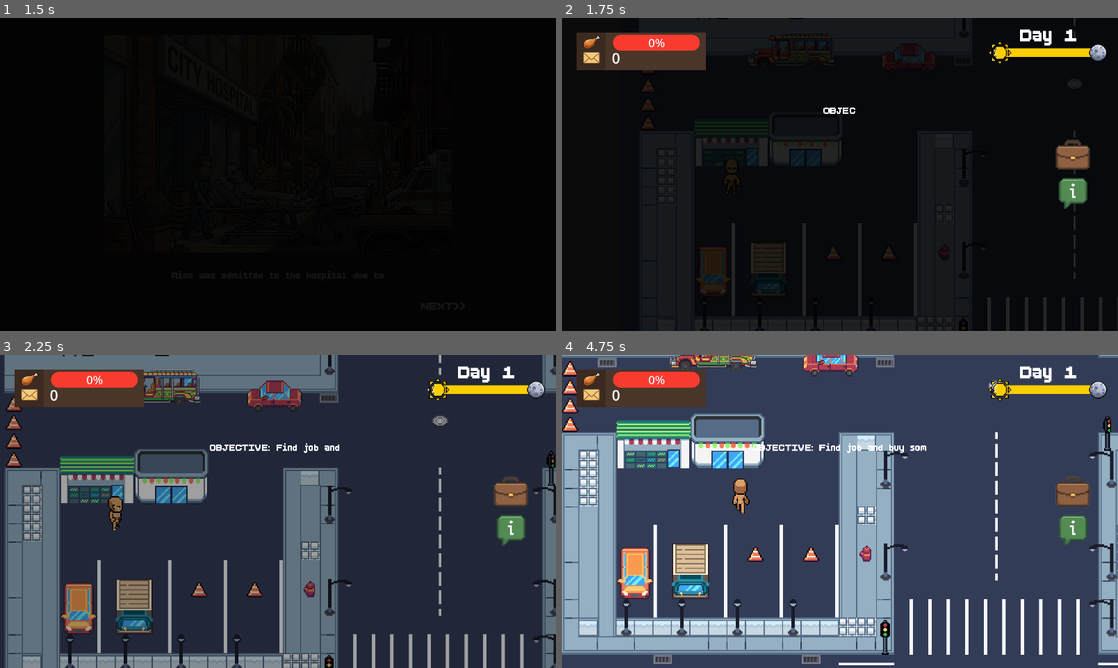
Above: before the commit, frames 1-4 (two rows, left to right).
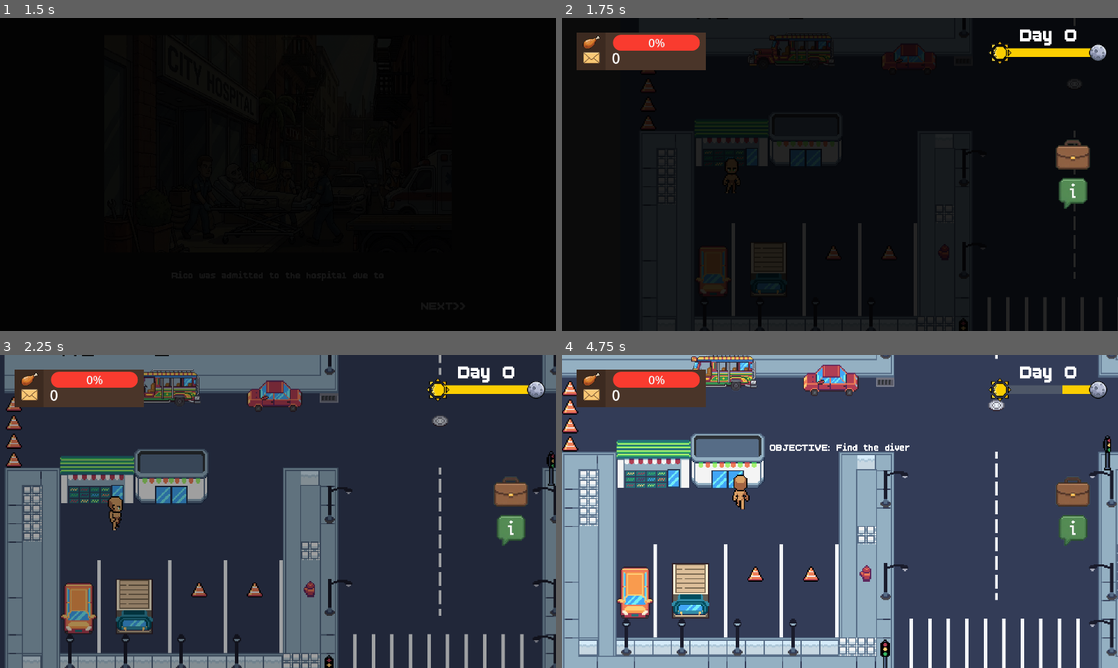
Above: after the commit, the same moments.

Repository: hoaxnt/envelhope-beta
Game: Godot game, scene res://Scenes/stories/hospitalized_story.tscn
Two runs of this game, one before a commit and one after it. Both use one fixed random seed, a clock stepped at 60 frames per second and the inputs below. This scene is started directly instead of the project's main scene. Sound files missing from this copy of the repository are replaced by a short silence.
Inputs (mouse positions are in pixels of both pictures, inside the frame that each line leads up to):
- Up to frame 1 (1.5 s): click (278, 174) at 0.5 s; click (278, 174) at 1.25 s
- Up to frame 2 (1.75 s): no input
- Up to frame 3 (2.25 s): move the mouse to (400, 495) at 2.02 s; hold Right (ui_right) from 2.03 s (still down); hold Space (action) from 2.03 s (still down); click (400, 495) at 2.17 s
- Up to frame 4 (4.75 s): move the mouse to (728, 527) at 2.77 s; release Right (ui_right) at 2.78 s; release Space (action) at 2.78 s; hold Down (ui_down) 2.78-3.53 s; tap E (interact) at 2.85 s; move the mouse to (895, 442) at 3.52 s; hold Right (ui_right) 3.53-4.28 s; hold Q (show_objective) 3.53-4.28 s; move the mouse to (812, 574) at 4.27 s; hold Up (ui_up) from 4.28 s (still down); tap Shift at 4.35 s; click (812, 574) at 4.42 s

Frame 1 is identical in both runs. In frame 2, 0.1% of the frame differs, in the area x 47-93%, y 3-31%; in frame 3, 0.3%; in frame 4, 28%, in the area x 0-100%, y 0-100%.
Error before the commit: Error setting property 'value' with value of type Nil. (res://Scripts/hud/hunger_bar.gd:10)
Error after the commit: Error setting property 'value' with value of type Nil. (res://Scripts/hud/hunger_bar.gd:9)

Commit message:
fix: timer and day panel bug

Diff:
--- a/Scenes/hud/hunger_bar.tscn
+++ b/Scenes/hud/hunger_bar.tscn
@@ -28,4 +28,4 @@
 
 [node name="HungerTimer" type="Timer" parent="."]
 
-[connection signal="timeout" from="HungerTimer" to="." method="_on_timer_timeout"]
+[connection signal="timeout" from="HungerTimer" to="." method="_on_hunger_timer_timeout"]
--- a/Scenes/minigames/city/path_finding/police.tscn
+++ b/Scenes/minigames/city/path_finding/police.tscn
@@ -1,6 +1,6 @@
 [gd_scene load_steps=5 format=3 uid="uid://kmecuta4qy01"]
 
-[ext_resource type="Script" uid="uid://dljgmeysbway" path="res://scripts/minigames/island/enemy.gd" id="1_xi5yg"]
+[ext_resource type="Script" uid="uid://dljgmeysbway" path="res://scripts/minigames/city/path_finding/police.gd" id="1_xi5yg"]
 [ext_resource type="Texture2D" uid="uid://bax6ms5o4828t" path="res://assets/island/minigame_pearldiving/fish.png" id="1_y8n0v"]
 
 [sub_resource type="CircleShape2D" id="CircleShape2D_xi5yg"]
--- a/Scripts/Chapters/chapter_2.gd
+++ b/Scripts/Chapters/chapter_2.gd
@@ -7,11 +7,12 @@
 @onready var day_panel = Hud.get_node("DayPanel")
 @onready var NPC_DATA = SaveLoad.load_game(SaveLoad.NPC_DATA_PATH)
 @onready var day_label = Hud.get_node("DayPanel/MarginContainer/HBoxContainer/VBoxContainer/DayLabel")
-@onready var hunger_bar = Hud.get_node("StatsPanel/MarginContainer/Panel/HBoxContainer/VBoxContainer/HBoxContainer/HungerBar")
-@onready var hunger_bar_timer = Hud.get_node("StatsPanel/MarginContainer/Panel/HBoxContainer/VBoxContainer/HBoxContainer/HungerBar/HungerTimer")
 @onready var police_npc = load("res://scenes/minigames/city/path_finding/police.tscn")
 @onready var danger_zone = $DangerZone
 @onready var player = $Player
+
+@onready var hunger_bar = Hud.get_node("StatsPanel/MarginContainer/Panel/HBoxContainer/VBoxContainer/HBoxContainer/HungerBar")
+@onready var hunger_bar_timer = Hud.get_node("StatsPanel/MarginContainer/Panel/HBoxContainer/VBoxContainer/HBoxContainer/HungerBar/HungerTimer")
 
 func _ready() -> void:
 	camera.limit_left = 1
@@ -35,8 +36,9 @@
 		objective_label_anim.play("show_objective")
 
 		await objective_label_anim.animation_finished
+
 		if hunger_bar:
-			hunger_bar_timer.start()
+			hunger_bar_timer.start()#fortest
 
 func spawn_police_squad():
 	var spawn_positions = [
--- a/Scripts/autoloads/game_data.gd
+++ b/Scripts/autoloads/game_data.gd
@@ -51,7 +51,7 @@
 		}
 	},
 	"current_objective": "none",
-	"diver_objective": "completed",#fortest
+	"diver_objective": "none",#fortest
 	"list_of_objectives": {
 		"gather_woods": "OBJECTIVE: Gather 15 woods and give it to Diver",
 		"survive_day_1": "OBJECTIVE: Find job and buy some food",
--- a/Scripts/autoloads/global_data.gd
+++ b/Scripts/autoloads/global_data.gd
@@ -37,8 +37,9 @@
 		return Vector2(80.0, 486.0)
 
 func handle_hunger_reset_city():
-	Hud.hide()
-	Transition.transition_to_scene("res://scenes/stories/hospitalized_story.tscn")
+	player_data["hunger"] = 100.0
+	player_data["envelopes"] = 0
+	SaveLoad.save_game(player_data, SaveLoad.PLAYER_DATA_PATH)
 
 func handle_hunger_reset_island():
 	player_data["hunger"] = 100.0
--- a/Scripts/characters/player.gd
+++ b/Scripts/characters/player.gd
@@ -1,6 +1,6 @@
 extends CharacterBody2D
 
-@export var sprint_speed: int = 200#fortest
+@export var sprint_speed: int = 500#fortest
 @onready var base_speed = 80
 @onready var anim = $AnimatedSprite2D
 @onready var camera = $Camera2D
--- a/Scripts/city_elements/food_machine.gd
+++ b/Scripts/city_elements/food_machine.gd
@@ -2,7 +2,7 @@
 
 var is_player_near_the_machine: bool
 const FOOD_COST = 15
-const HUNGER_GAIN = 5.0 #fortest
+const HUNGER_GAIN = 10.0 #fortest
 
 func _on_body_entered(body: Node2D) -> void:
 	if body.is_in_group("player"):
--- a/Scripts/hud/day_panel.gd
+++ b/Scripts/hud/day_panel.gd
@@ -25,7 +25,7 @@
 		day_target_value = 0
 		return
 
-	day_target_value += 1.0 #fortest
+	day_target_value += 50.0 #fortest
 	day_target_value = clamp(day_target_value, 0.0, day_progress_bar.max_value)
 
 	var tween = create_tween()
--- a/Scripts/hud/hunger_bar.gd
+++ b/Scripts/hud/hunger_bar.gd
@@ -2,11 +2,10 @@
 
 @onready var hunger_timer = $HungerTimer
 
-const DEATH_SCENE_PATH = "res://scenes/game_over/death_scene.tscn"
+const HUNGER_DECREMENT = 1 #fortest
 
 func _ready():
 	max_value = 100.0
-
 	value = GlobalData.get_player_data_value("hunger")
 
 	if value > 0:
@@ -14,26 +13,37 @@
 
 	GlobalData.player_data_updated.connect(_on_player_data_updated)
 
-func _on_timer_timeout():
+
+func _on_hunger_timer_timeout() -> void:
 	var current_hunger = value
 
 	if current_hunger > 0:
-		var new_hunger = current_hunger - 5
+		var new_hunger = current_hunger - HUNGER_DECREMENT
 
-		if new_hunger < 0:
+		if new_hunger <= 0:
 			new_hunger = 0
+			hunger_timer.stop()
 
 		GlobalData.update_player_data("hunger", new_hunger)
+
 		value = new_hunger
 
-	if value <= 0:
-		hunger_timer.stop()
-
-		GlobalData.handle_hunger_reset_city()
-		await Transition.transition_to_scene("res://scenes/stories/hospitalized_story.tscn")
+		if value == 0:
+			if GlobalData.npc_data.get("diver_objective") == "completed":
+				print("hunger reset city")
+				Hud.hide()
+				Transition.transition_to_scene("res://scenes/stories/hospitalized_story.tscn")
+				GlobalData.handle_hunger_reset_city()
+				value = GlobalData.get_player_data_value("hunger")
+			else:
+				print("hunger reset island")
+				Hud.hide()
+				GlobalData.handle_hunger_reset_city()
+				value = GlobalData.get_player_data_value("hunger")
 
 func _on_player_data_updated(key: String, new_value):
-	if key == "hunger":
-		self.value = new_value
-		if new_value > 0 and not hunger_timer.is_stopped():
-			hunger_timer.start()
+		if key == "hunger":
+				self.value = new_value
+
+				if new_value > 0 and hunger_timer.is_stopped():
+					hunger_timer.start()
--- a/Scripts/minigames/island/enemy.gd
+++ b/Scripts/minigames/city/path_finding/police.gd
@@ -18,7 +18,7 @@
 func _on_timer_timeout() -> void:
 	make_path()
 
-
 func _on_area_2d_body_entered(body: Node2D) -> void:
 	if body.is_in_group("player"):
+		Hud.hide()
 		Transition.transition_to_scene("res://scenes/stories/caught_story.tscn")
--- a/Scripts/stories/hospitalized_story.gd
+++ b/Scripts/stories/hospitalized_story.gd
@@ -47,9 +47,6 @@
 		return
 
 	is_transitioning = true
+
 	await Transition.transition_to_scene(NEXT_SCENE_PATH)
-
-	GlobalData.player_data.set("hunger", 100)
-	GlobalData.player_data.set("envelopes", 0)
-
 	hunger_timer.start()
Renamed: Scripts/minigames/island/enemy.gd.uid -> Scripts/minigames/city/path_finding/police.gd.uid
